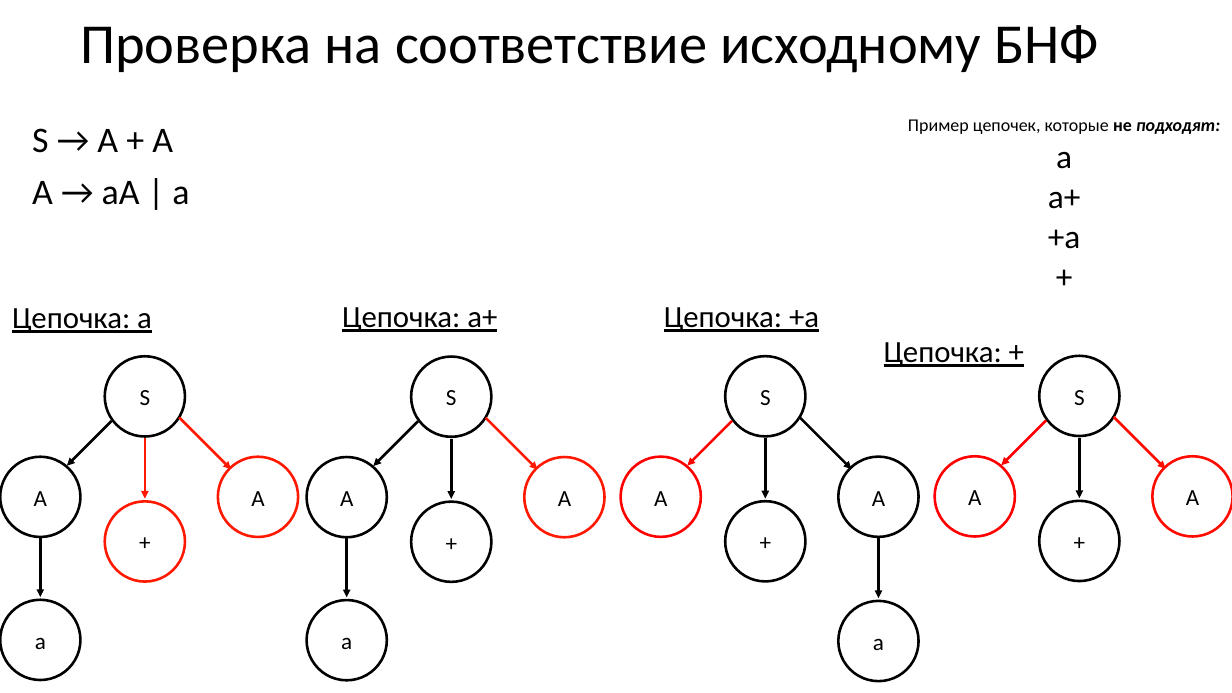
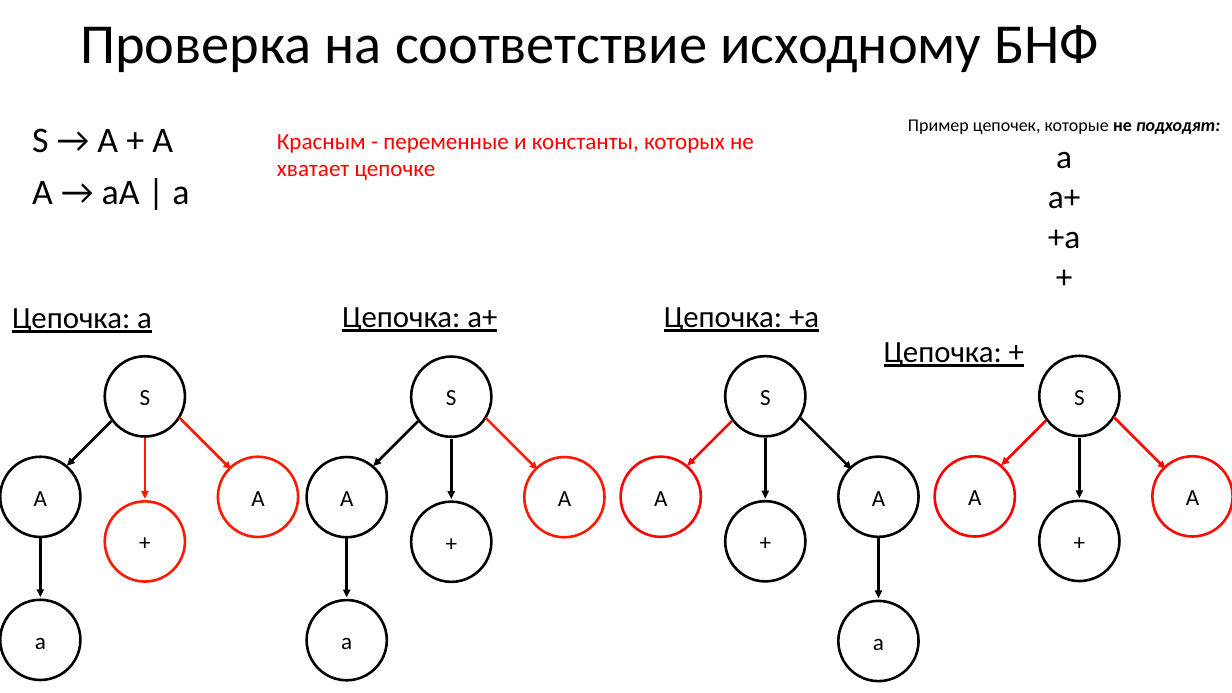
Before and after one commit to goddamnteam/korzun, a slide deck: slide 12 of task6.pptx (slide 13 before the commit). Drawn at 1232x693 pixels with LibreOffice and Linux fonts; fonts in the diff are those of the drawing. Boxes give left, top, right and bottom in pixels: in the first picture for what was removed or moved away, otherwise in the second. Text is boxed around its words. In the diff, an @@ line names an element or a change of style, - is before the commit and + after.

```diff
--- a/task6.pptx
+++ b/task6.pptx
@@ text added at [277,134,754,180], 18 pt, text #FF0000 @@
+Красным - переменные и константы, которых не хватает цепочке
```
Also in this commit, not shown: 8 other slides changed, 1 slide removed.
